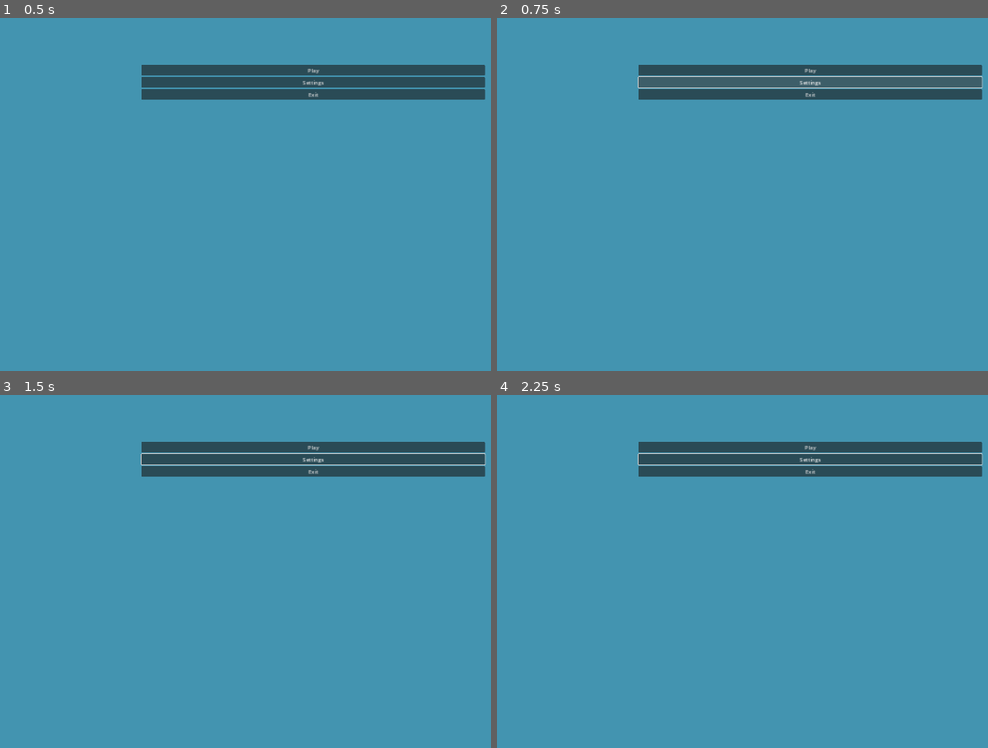
Above: before the commit, frames 1-4 (two rows, left to right).
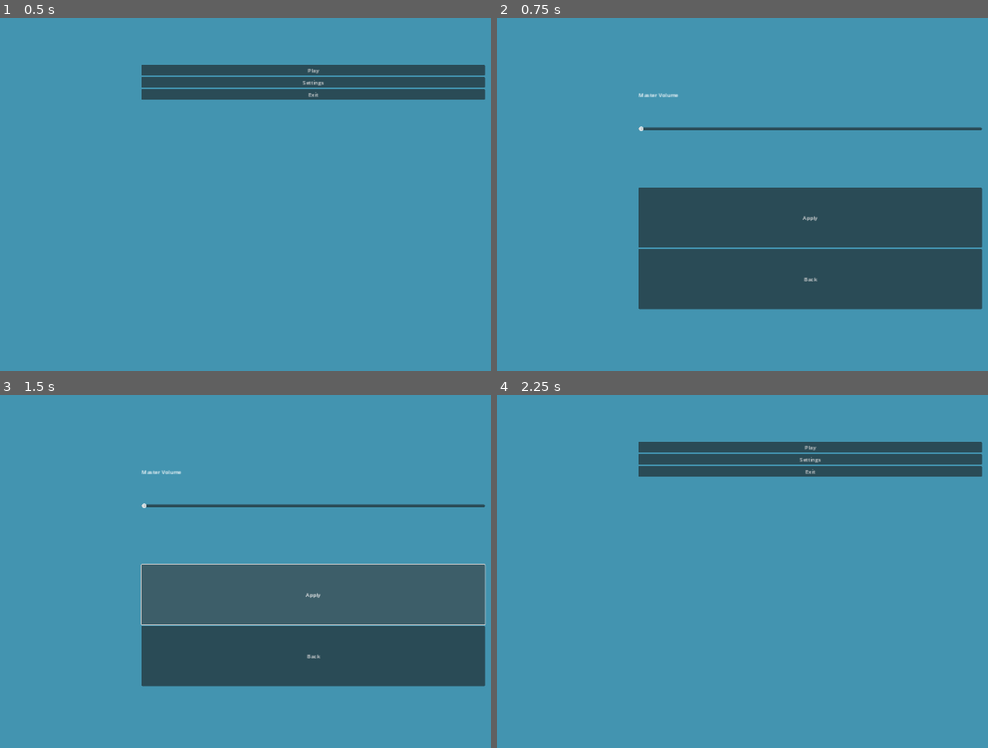
Above: after the commit, the same moments.

Repository: TheCursedMerchant/qdm_gameJam2024
Game: Godot game, scene res://menu.tscn
Two runs of this game, one before a commit and one after it. Both use one fixed random seed, a clock stepped at 60 frames per second and the inputs below.
Inputs (mouse positions are in pixels of both pictures, inside the frame that each line leads up to):
- Up to frame 1 (0.5 s): no input
- Up to frame 2 (0.75 s): click "Settings" at 0.5 s
- Up to frame 3 (1.5 s): click (314, 596) at 1.25 s, where only the run after the commit has a clickable "Apply"
- Up to frame 4 (2.25 s): click (811, 656) at 2 s, where only the run after the commit has a clickable "Back"

Frame 1 is identical in both runs. In frame 2, 31% of the frame differs, in the area x 28-100%, y 13-83%; in frame 3, 31%; in frame 4, 0.3%.

Commit message:
Volume menu
added volume menu that can go back t main menu, no volume control logic yet

Diff:
--- a/gamejam2024/menu.gd
+++ b/gamejam2024/menu.gd
@@ -4,7 +4,7 @@
 	get_tree().change_scene_to_file("res://test.tscn")
 
 func _on_options_pressed() -> void:
-	pass # Replace with function body.
+	get_tree().change_scene_to_file("res://option_menu.tscn")
 
 
 func _on_options_2_pressed() -> void:
--- /dev/null
+++ b/gamejam2024/option_menu.gd
@@ -0,0 +1,11 @@
+extends Control
+
+
+func _on_apply_pressed() -> void:
+	pass # Replace with function body.
+
+func _on_back_pressed() -> void:
+	get_tree().change_scene_to_file("res://menu.tscn")
+
+	#func _on_master_volume_mouse_exited() -> void:
+	#release_focus()
--- /dev/null
+++ b/gamejam2024/option_menu.tscn
@@ -0,0 +1,53 @@
+[gd_scene load_steps=2 format=3 uid="uid://bi065vr81mnvi"]
+
+[ext_resource type="Script" path="res://option_menu.gd" id="1_hxhh1"]
+
+[node name="Option Menu" type="Control"]
+layout_mode = 3
+anchors_preset = 15
+anchor_right = 1.0
+anchor_bottom = 1.0
+offset_left = 123.0
+offset_top = 2.0
+offset_right = 123.0
+offset_bottom = 5.0
+grow_horizontal = 2
+grow_vertical = 2
+size_flags_vertical = 3
+script = ExtResource("1_hxhh1")
+
+[node name="MarginContainer" type="MarginContainer" parent="."]
+layout_mode = 0
+offset_left = 302.305
+offset_top = 136.847
+offset_right = 1321.31
+offset_bottom = 862.847
+
+[node name="VBoxContainer" type="VBoxContainer" parent="MarginContainer"]
+layout_mode = 2
+
+[node name="MasterLabel" type="Label" parent="MarginContainer/VBoxContainer"]
+layout_mode = 2
+size_flags_vertical = 6
+text = "Master Volume"
+
+[node name="MasterVolume" type="HSlider" parent="MarginContainer/VBoxContainer"]
+layout_mode = 2
+size_flags_vertical = 2
+max_value = 1.0
+step = 0.05
+
+[node name="Apply" type="Button" parent="MarginContainer/VBoxContainer"]
+layout_mode = 2
+size_flags_vertical = 3
+text = "Apply"
+
+[node name="Back" type="Button" parent="MarginContainer/VBoxContainer"]
+layout_mode = 2
+size_flags_vertical = 3
+text = "Back"
+
+[connection signal="mouse_exited" from="MarginContainer/VBoxContainer/MasterVolume" to="." method="_on_master_volume_mouse_exited"]
+[connection signal="pressed" from="MarginContainer/VBoxContainer/Apply" to="." method="_on_apply_pressed"]
+[connection signal="pressed" from="MarginContainer/VBoxContainer/Back" to="." method="_on_back_pressed"]
+[connection signal="pressed" from="MarginContainer/VBoxContainer/Back" to="." method="_on_options_pressed"]
Not shown, added: gamejam2024/assets/audio/735117__mastersoundboy2005__reverse-wilhelm-scream.mp3.import
Not shown, added: gamejam2024/assets/audio/woosh.wav.import
Not shown: 1 places in gamejam2024/menu.tscn that only renumber resources
Not shown, added: gamejam2024/assets/audio/735117__mastersoundboy2005__reverse-wilhelm-scream.mp3
Not shown, added: gamejam2024/assets/audio/woosh.wav
